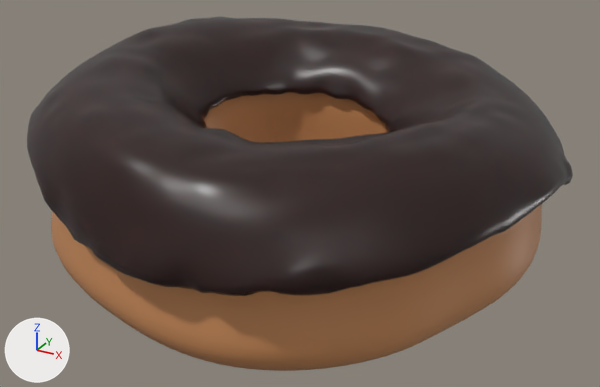
The Blender file Originals/Models/donut.blend: old version first, new version second.
Both versions are drawn from a camera (50 mm lens) standing at (0.0909, -0.1995, 0.1258) and looking at (-0.0125, -0.0115, 0.0318). The axes (+X, +Y, +Z) are drawn at lower left. The lights are the same throughout.

Before the edit, the objects in view are built like this:
```python
me_torus = bpy.data.meshes.new('Torus')
me_torus.from_pydata(...)  # 336 vertices, 336 faces; spans x -0.0739..0.0689, y -0.0806..0.0562, z -0.0211..0.0393
me_torus.polygons.foreach_set('use_smooth', [True] * 336)
me_torus.materials.append(mat_material_003)  # orange #c68958
me_torus_001 = bpy.data.meshes.new('Torus.001')
me_torus_001.from_pydata(...)  # 16253 vertices, 16250 faces, 2 loose edges; spans x -0.0755..0.0711, y -0.0839..0.0565, z 0.0013..0.0419
me_torus_001.polygons.foreach_set('use_smooth', [True] * 16250)
me_torus_001.materials.append(mat_material_002)  # black #260f0c
ob_donut = bpy.data.objects.new('Donut', me_torus)
ob_donut.location = (-0.0143, 0.0041, 0.029)
_m = ob_donut.modifiers.new('Subdivision', 'SUBSURF')
_m = ob_donut.modifiers.new('Decimate', 'DECIMATE')
_m.decimate_type = 'UNSUBDIV'
_m.ratio = 0.25
ob_icing = bpy.data.objects.new('icing', me_torus_001)
ob_icing.parent = ob_donut
ob_icing.location = (0.0, 0.0, 0.0)
_m = ob_icing.modifiers.new('Decimate', 'DECIMATE')
_m.decimate_type = 'UNSUBDIV'
```
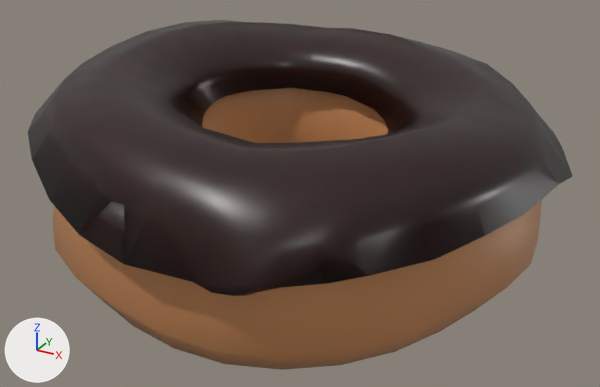
The change, as a list of edits to the scene's bpy script:
```text
Change me_torus:
    used by ob_donut; location = (-0.0143, 0.0041, 0.029)
    remove me_torus.from_pydata(...)  # 336 vertices, 336 faces; spans x -0.0739..0.0689, y -0.0806..0.0562, z -0.0211..0.0393
    add me_torus.from_pydata(...)  # 336 vertices, 336 faces; spans x -0.0708..0.0664, y -0.0778..0.0531, z -0.0199..0.0381
    me_torus part 1: 336 vertices removed from x -0.0739..0.0689, y -0.0806..0.0562, z -0.0211..0.0393; 336 vertices added at x -0.0708..0.0664, y -0.0778..0.0531, z -0.0199..0.0381
Change me_torus_001:
    used by ob_icing; parent = ob_donut; location = (0.0, 0.0, 0.0)
    remove me_torus_001.from_pydata(...)  # 16253 vertices, 16250 faces, 2 loose edges; spans x -0.0755..0.0711, y -0.0839..0.0565, z 0.0013..0.0419
    add me_torus_001.from_pydata(...)  # 292 vertices, 337 faces, 2 loose edges; spans x -0.0752..0.0711, y -0.0831..0.0559, z 0.0079..0.0415
    me_torus_001 part 2: 15963 vertices removed from x -0.0755..0.0711, y -0.0839..0.0565, z 0.0013..0.0419; 2 vertices added at x -0.0646..0.0425, y 0.0151..0.0449, z 0.0079..0.0082
Change ob_donut:
    remove _m = ob_donut.modifiers.new('Subdivision', 'SUBSURF')
    remove _m = ob_donut.modifiers.new('Decimate', 'DECIMATE')
    remove _m.decimate_type = 'UNSUBDIV'
    remove _m.ratio = 0.25
```

Where the change shows, as pixel boxes [x1, y1, x2, y2] in the pictures (600 x 387 px):
'icing', reshaped: before [27, 17, 573, 296]; after [28, 20, 573, 296]
'Donut', reshaped, modifiers changed: before [51, 92, 542, 371]; after [52, 88, 542, 370]
part 2 of me_torus_001, cut back: before [27, 17, 573, 296]
